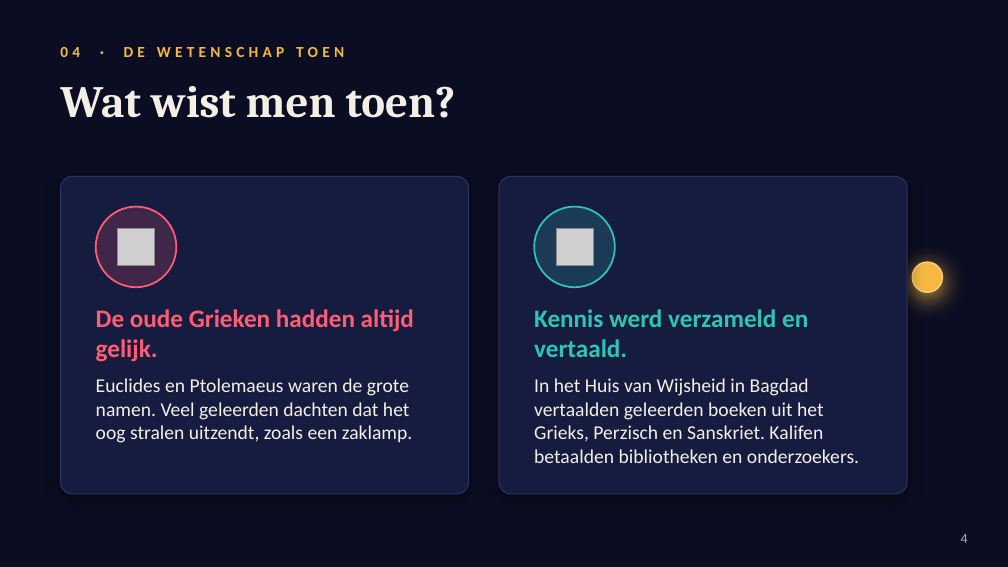
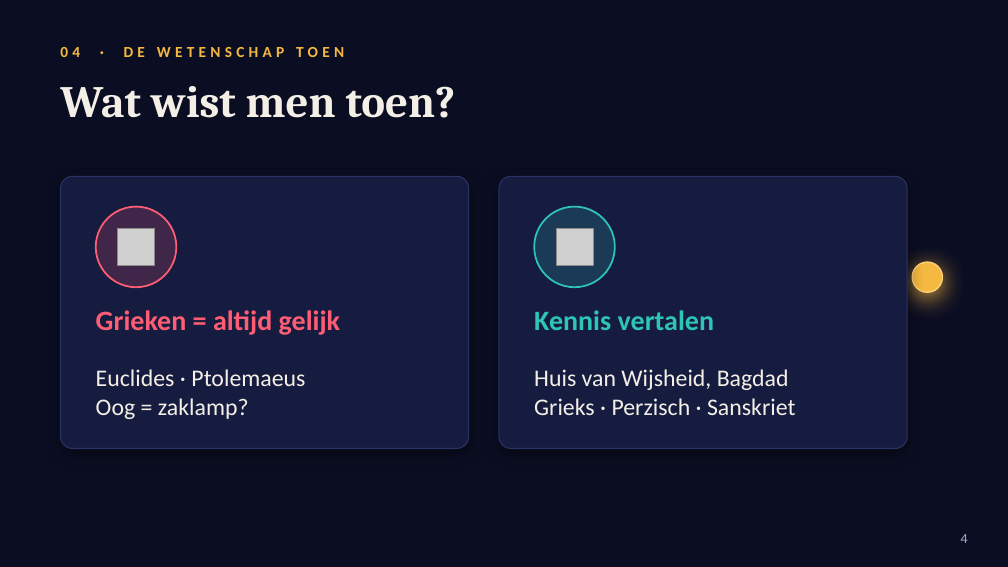
Before and after one commit to riseecom911-sketch/claudemaxxxxxxx, a slide deck: slide 4 of output/Ibn_al-Haytham_animated.pptx. Drawn at 1008x567 pixels with LibreOffice and Linux fonts; fonts in the diff are those of the drawing; grey boxes stand for pictures; background and template pictures are left out. Boxes give left, top, right and bottom in pixels: in the first picture for what was removed or moved away, otherwise in the second. Text is boxed around its words. In the diff, an @@ line names an element or a change of style, - is before the commit and + after.

```diff
--- a/output/Ibn_al-Haytham_animated.pptx
+++ b/output/Ibn_al-Haytham_animated.pptx
@@ rounded rectangle: place and size @@
-rounded rectangle at (60, 176, 469, 494)
+rounded rectangle at (60, 176, 469, 449)
@@ rounded rectangle at (60, 176, 469, 449): proportions changed @@
@@ rounded rectangle at (499, 176, 907, 449): proportions changed @@
@@ rounded rectangle: place and size @@
-rounded rectangle at (499, 176, 907, 494)
+rounded rectangle at (499, 176, 907, 449)
@@ text at (96, 310, 340, 335): text changed; size 18 to 20 pt @@
-De oude Grieken hadden altijd gelijk.
+Grieken = altijd gelijk
@@ text at (534, 310, 714, 330): text changed; size 18 to 20 pt @@
-Kennis werd verzameld en vertaald.
+Kennis vertalen
@@ text at (96, 369, 305, 419): text changed; size 14 to 17 pt @@
-Euclides en Ptolemaeus waren de grote namen. Veel geleerden dachten dat het oog stralen uitzendt, zoals een zaklamp.
+Euclides · Ptolemaeus
+Oog = zaklamp?
@@ text at (534, 369, 795, 415): text changed; size 14 to 17 pt @@
-In het Huis van Wijsheid in Bagdad vertaalden geleerden boeken uit het Grieks, Perzisch en Sanskriet. Kalifen betaalden bibliotheken en onderzoekers.
+Huis van Wijsheid, Bagdad
+Grieks · Perzisch · Sanskriet
```
Also in this commit, not shown: 13 other slides changed.
